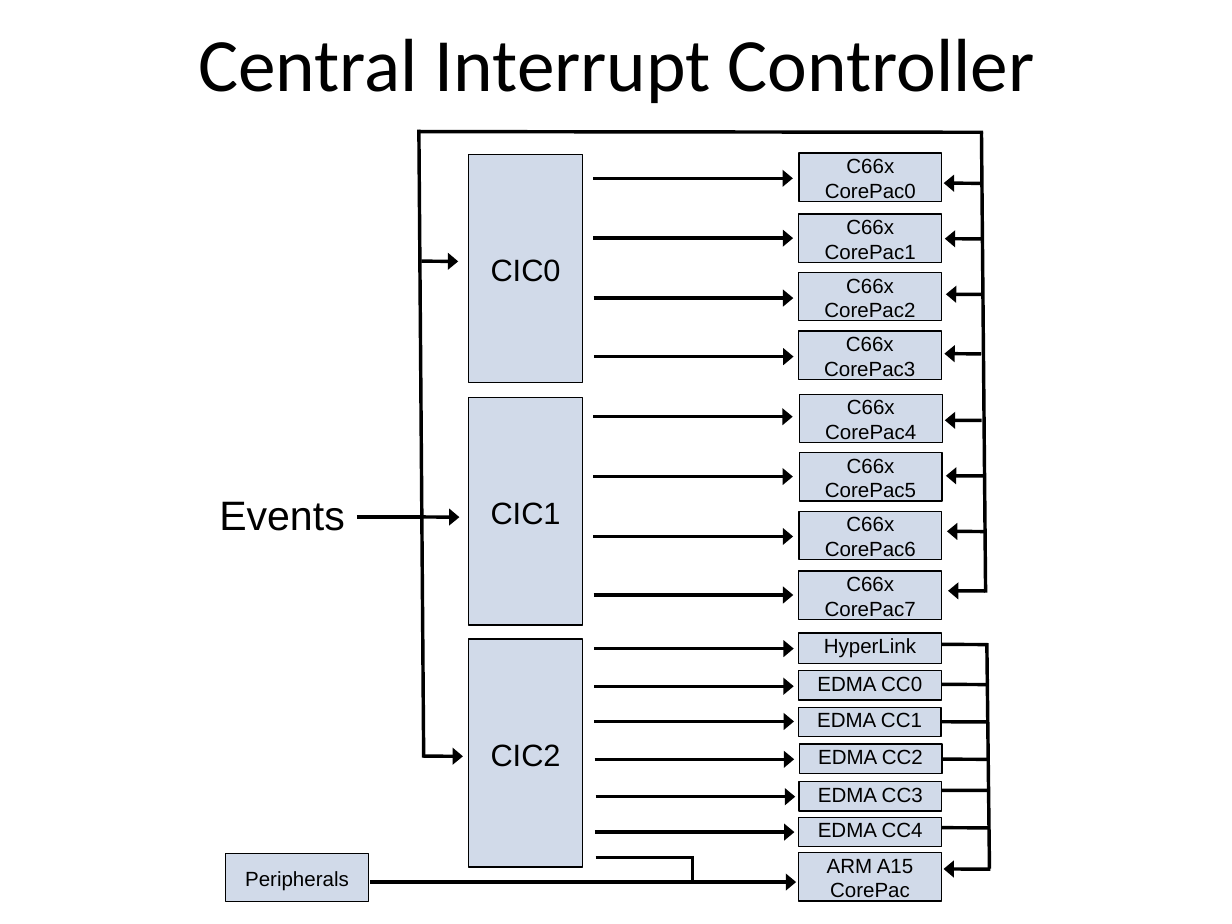
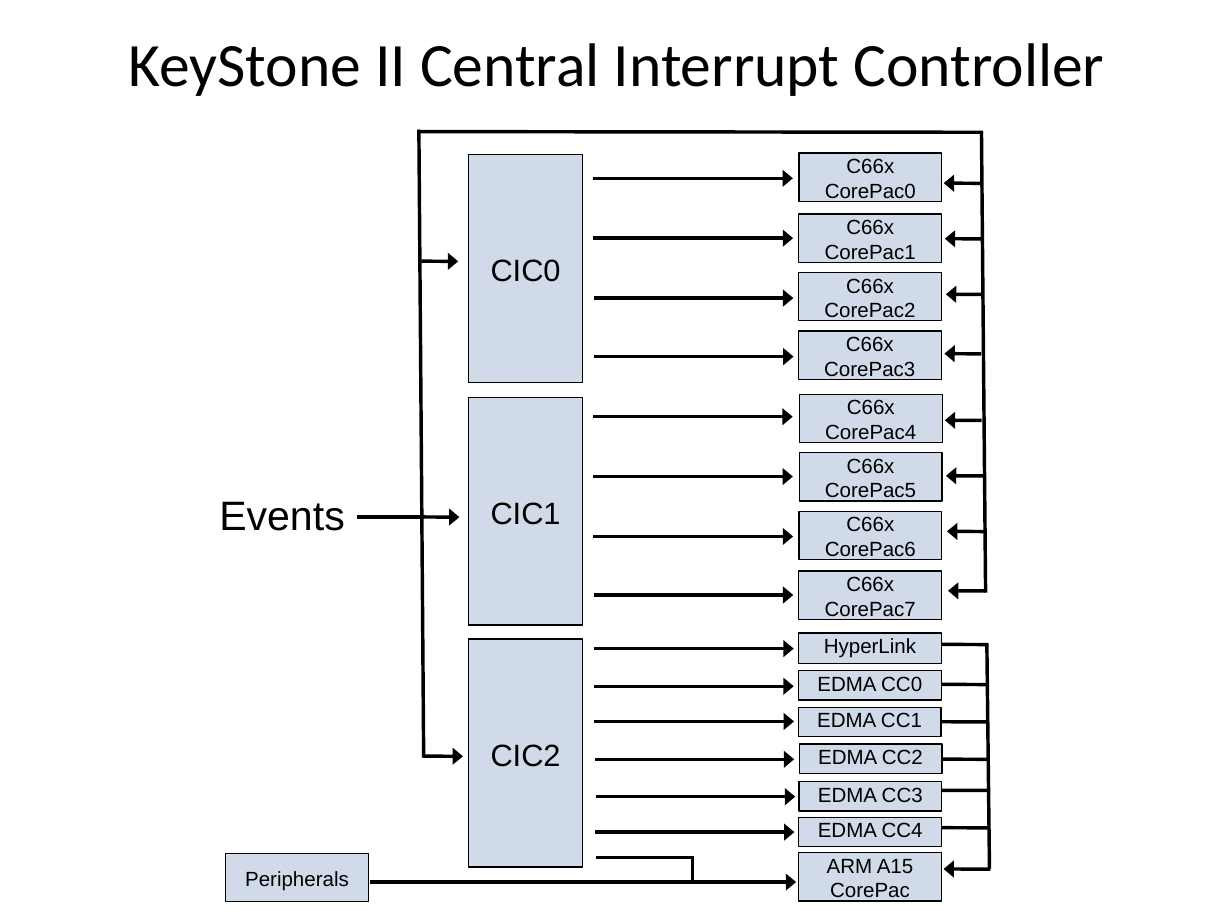
Before and after one commit to hari1989/keystone-workshop, a slide deck: slide 25 of preliminary/Working/presentations/KeyStone SoC Overview.pptx (slide 19 before the commit). Drawn at 1232x924 pixels with LibreOffice and Linux fonts; fonts in the diff are those of the drawing; background and template pictures are left out. Boxes give left, top, right and bottom in pixels: in the first picture for what was removed or moved away, otherwise in the second. Text is boxed around its words. In the diff, an @@ line names an element or a change of style, - is before the commit and + after.

```diff
--- a/preliminary/Working/presentations/KeyStone SoC Overview.pptx
+++ b/preliminary/Working/presentations/KeyStone SoC Overview.pptx
@@ title at <box>129,43,1104,96</box>: text changed; size 44 to 36 pt @@
-Central Interrupt Controller
+KeyStone II Central Interrupt Controller
```
Also in this commit, not shown: 25 other slides changed, 6 slides added, 2 slides removed.
